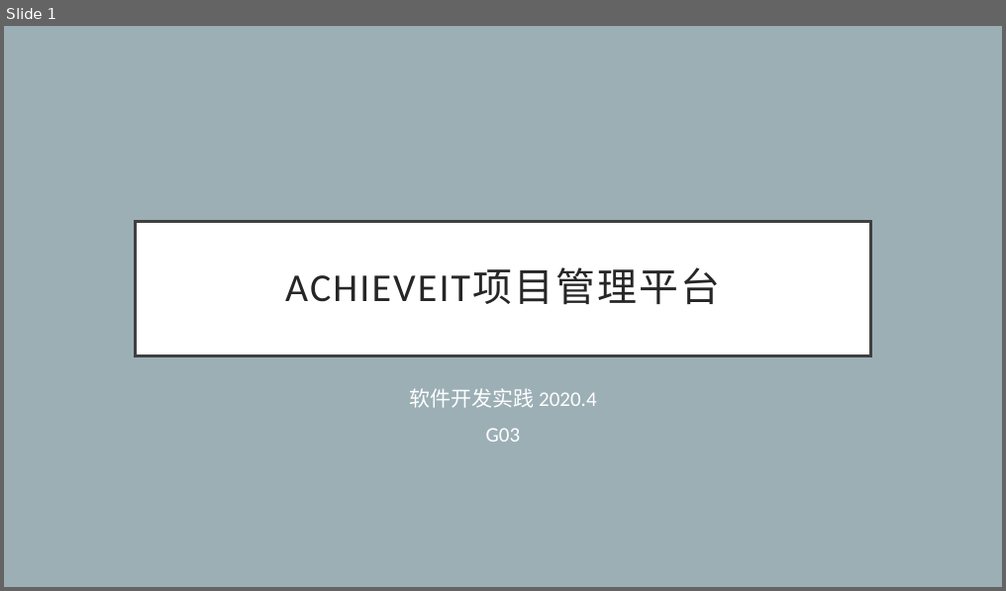
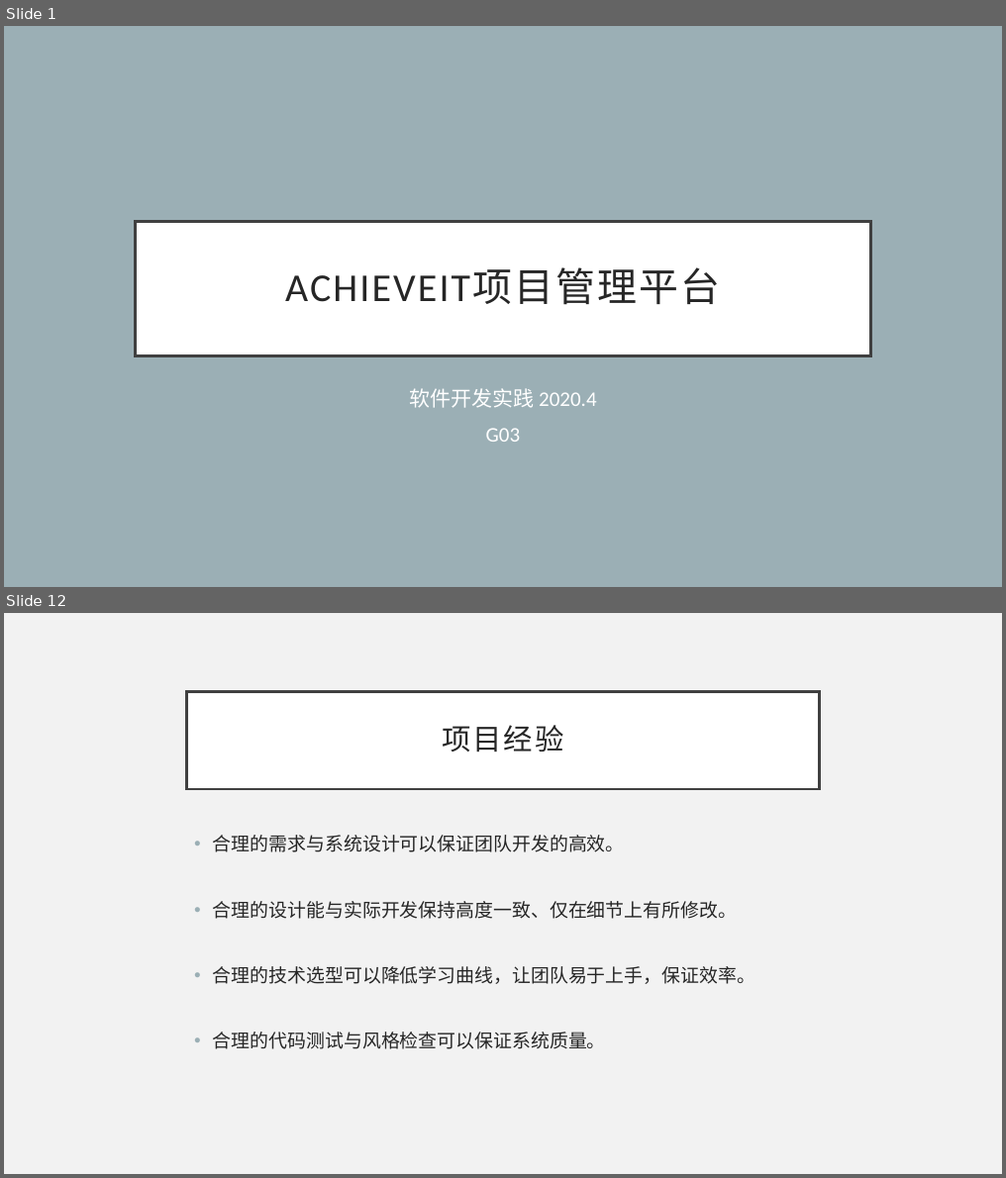
Before and after one commit to ceej7/ProjMGT, a slide deck: achieveit-docs/week8/演示文档_G03.pptx. Shown one above the other, each under a label of ours: slide 1 before the commit, slides 1 and 12 after it; the slides between them are not shown. The pictures are 1006x591 and 1006x1178 pixels, drawn with LibreOffice and Linux fonts; fonts in the diff are those of the drawing. Boxes give left, top, right and bottom in pixels: in the first picture for what was removed or moved away, otherwise in the second. Text is boxed around its words. In the diff, an @@ line names an element or a change of style, - is before the commit and + after.

```diff
--- a/achieveit-docs/week8/演示文档_G03.pptx
+++ b/achieveit-docs/week8/演示文档_G03.pptx
@@ slide 12 added at box(4, 613, 1002, 1174), background #F2F2F2 @@
@@ title added at box(187, 691, 819, 789), fill #FFFFFF, outline #404040 2.5 pt, 28 pt, text #262626 @@
+项目经验
@@ text added at box(213, 835, 755, 1050), 18 pt, text #262626 @@
+• 合理的需求与系统设计可以保证团队开发的高效。
+• 合理的设计能与实际开发保持高度一致、仅在细节上有所修改。
+• 合理的技术选型可以降低学习曲线，让团队易于上手，保证效率。
+• 合理的代码测试与风格检查可以保证系统质量。
```
Also in this commit, not shown: 4 slides changed, 8 other slides added, 1 slide removed, 5 other files.
